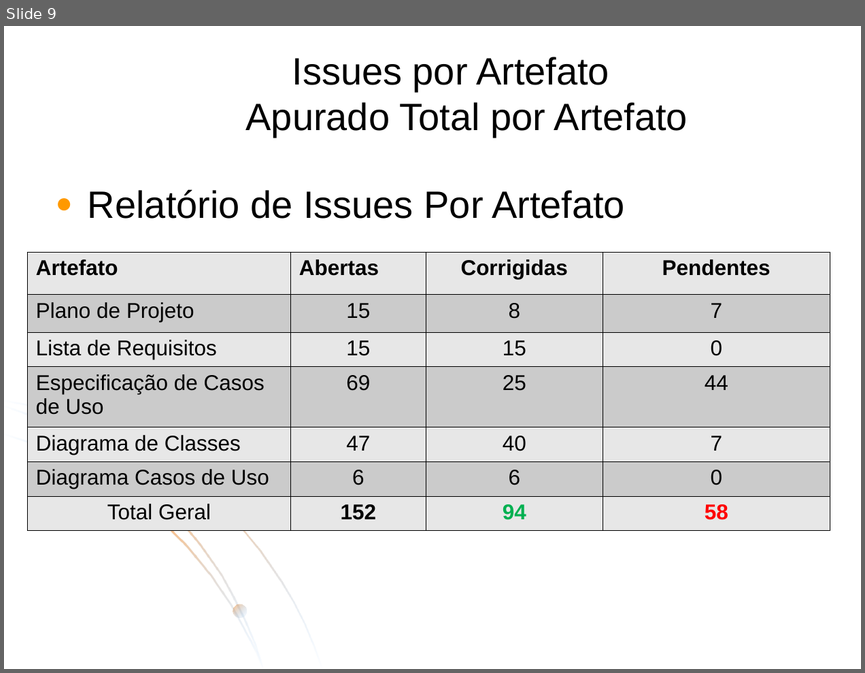
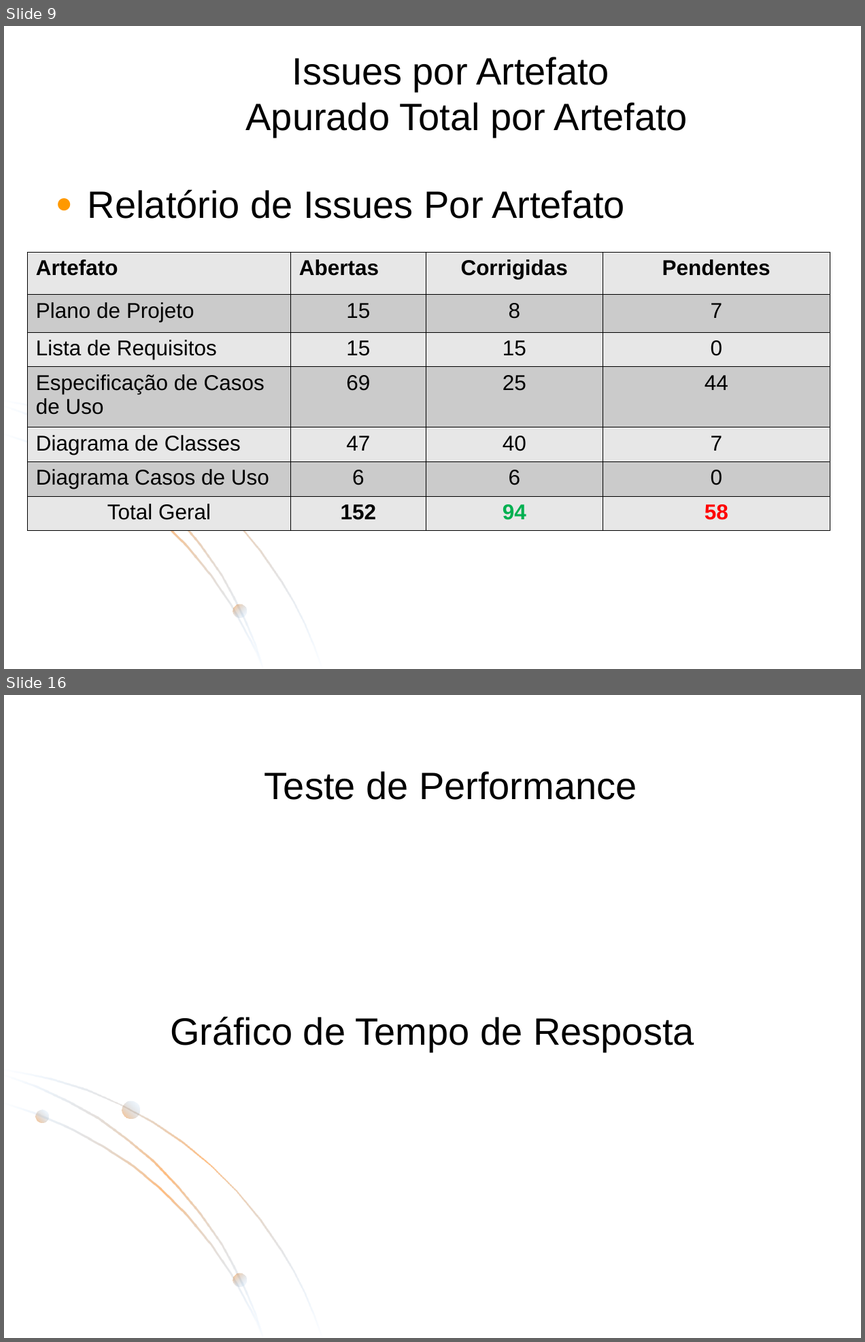
Before and after one commit to ESEGroup/IssuesAuthenticatorCascavel, a slide deck: artefatos/QA/relatorio-issues.ppt. Shown one above the other, each under a label of ours: slide 9 before the commit, slides 9 and 16 after it; the slides between them are not shown. The pictures are 865x673 and 865x1342 pixels, drawn with LibreOffice and Linux fonts; fonts in the diff are those of the drawing; background and template pictures are left out. Boxes give left, top, right and bottom in pixels: in the first picture for what was removed or moved away, otherwise in the second. Text is boxed around its words. In the diff, an @@ line names an element or a change of style, - is before the commit and + after.

```diff
--- a/artefatos/QA/relatorio-issues.ppt
+++ b/artefatos/QA/relatorio-issues.ppt
@@ slide 16 added at [4,695,861,1338], background #FFFFFF; not listed: 6 template elements that a slide beside it also shows @@
@@ title added at [264,771,637,800], 32 pt, text #000000 @@
+Teste de Performance
@@ text added at [170,1016,694,1052], 32 pt, text #000000 @@
+Gráfico de Tempo de Resposta
```
Also in this commit, not shown: 1 slide changed, 8 other slides added, 6 other files.
